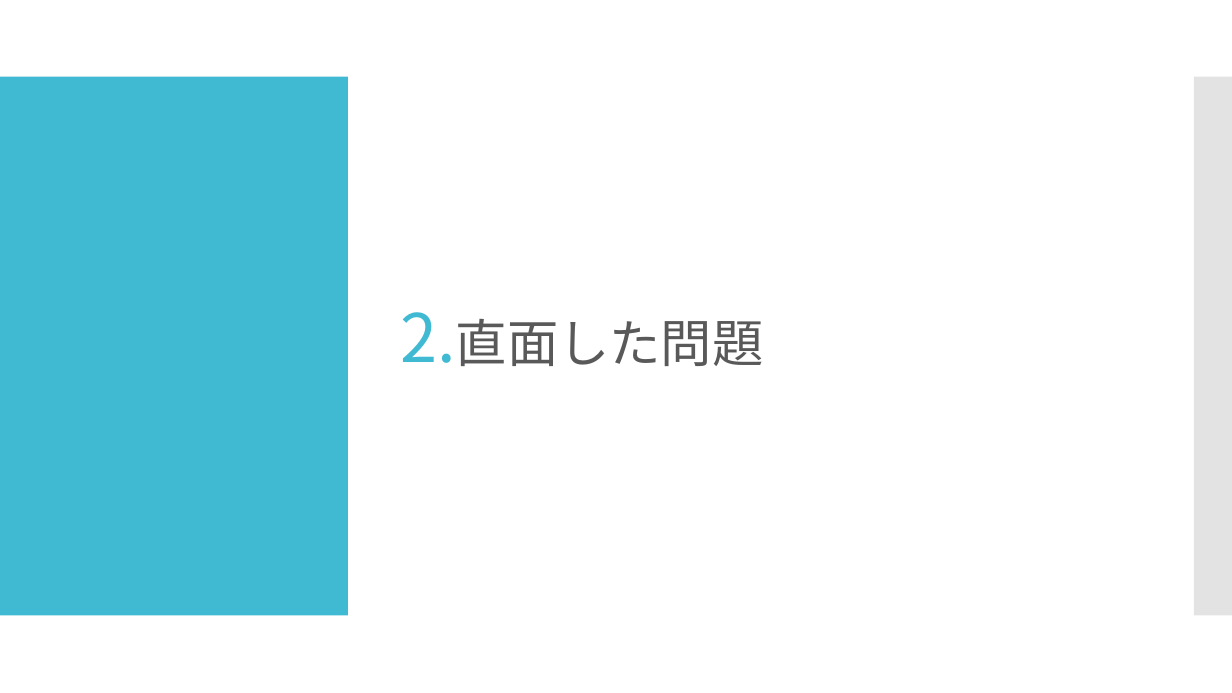
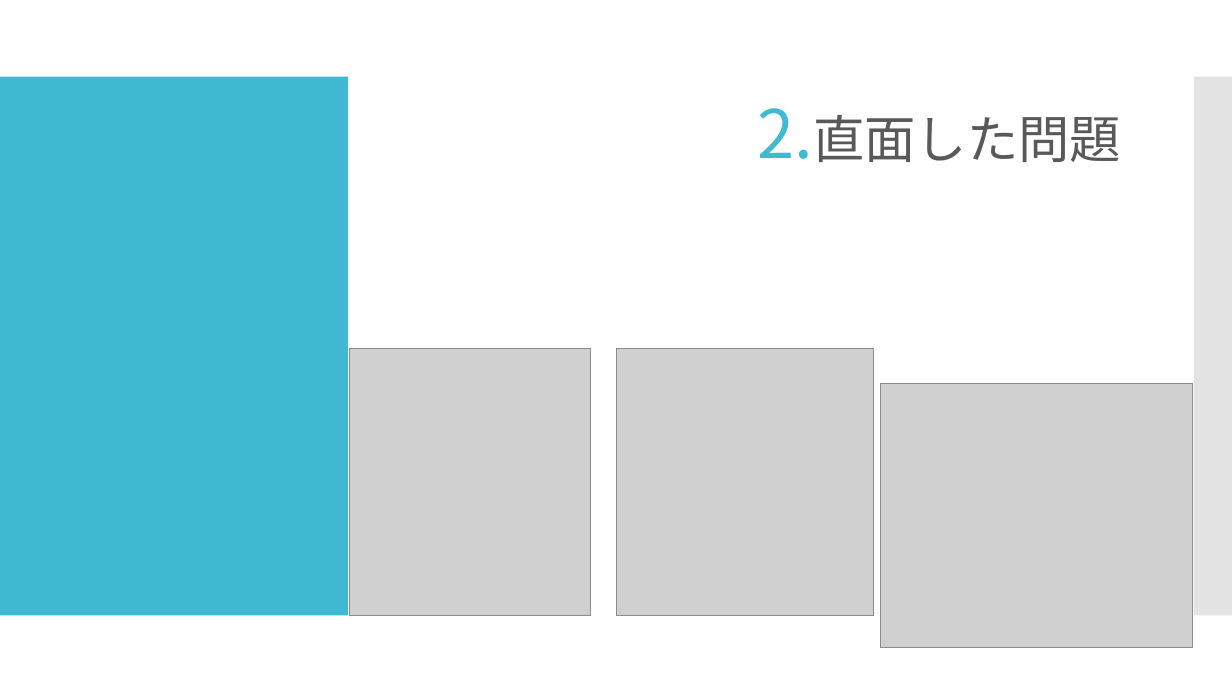
Before and after one commit to simasiman/Olynpic, a slide deck: slide 4 of Documents/発表用資料/2グループ 制作発表.pptx (slide 5 before the commit). Drawn at 1232x693 pixels with LibreOffice and Linux fonts; fonts in the diff are those of the drawing; grey boxes stand for pictures. Boxes give left, top, right and bottom in pixels: in the first picture for what was removed or moved away, otherwise in the second. Text is boxed around its words. In the diff, an @@ line names an element or a change of style, - is before the commit and + after.

```diff
--- a/Documents/発表用資料/2グループ 制作発表.pptx
+++ b/Documents/発表用資料/2グループ 制作発表.pptx
@@ text "直面した問題" at (813,115,1121,162): alignment left to right @@
@@ picture added at (349,348,591,615) @@
@@ picture added at (616,348,873,615) @@
@@ picture added at (881,384,1193,648) @@
```
Also in this commit, not shown: 6 other slides changed, 4 slides added, 3 slides removed.
